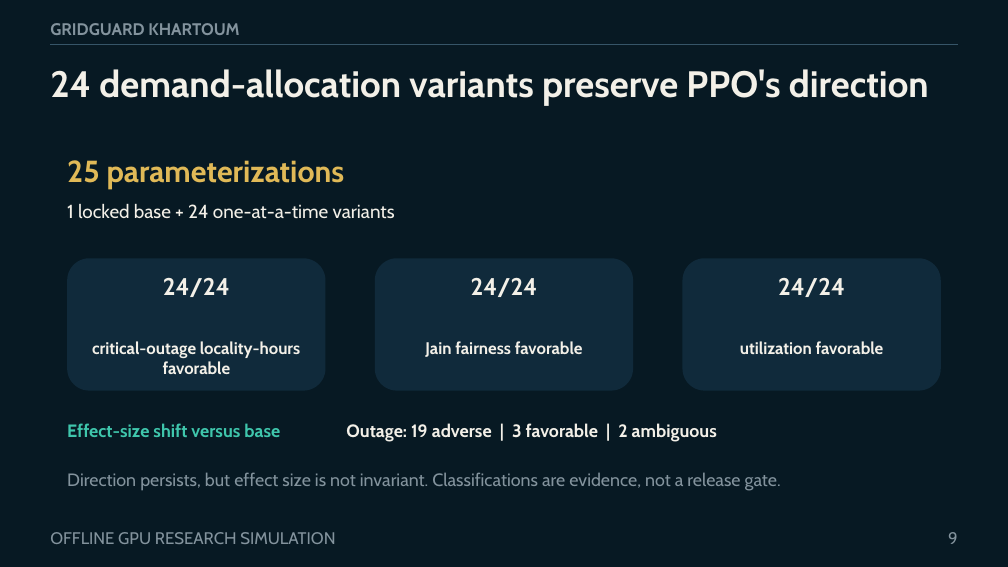
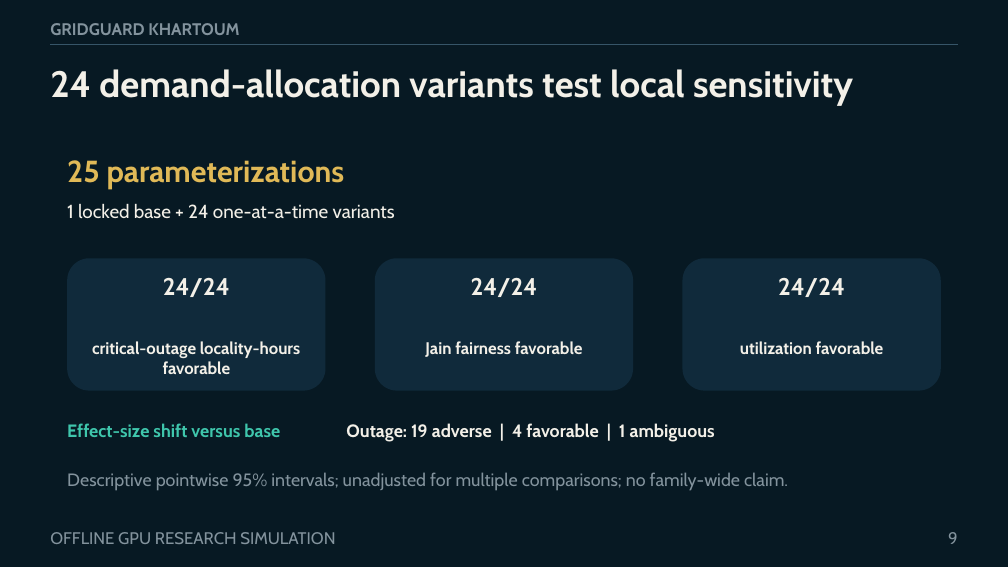
Before and after one commit to boomout2012-afk/gridguard-khartoum, a slide deck: slide 9 of output/presentation/gridguard-khartoum-defense.pptx. Drawn at 1008x567 pixels with LibreOffice and Linux fonts; fonts in the diff are those of the drawing. Boxes give left, top, right and bottom in pixels: in the first picture for what was removed or moved away, otherwise in the second. Text is boxed around its words. In the diff, an @@ line names an element or a change of style, - is before the commit and + after.

Commit message:
feat: refresh presentation surfaces and visual evidence

```diff
--- a/output/presentation/gridguard-khartoum-defense.pptx
+++ b/output/presentation/gridguard-khartoum-defense.pptx
@@ text at [50,69,853,106]: text changed @@
-24 demand-allocation variants preserve PPO's direction
+24 demand-allocation variants test local sensitivity
@@ text at [346,423,715,442]: text changed @@
-Outage: 19 adverse | 3 favorable | 2 ambiguous
+Outage: 19 adverse | 4 favorable | 1 ambiguous
@@ text at [67,472,788,490]: text changed @@
-Direction persists, but effect size is not invariant. Classifications are evidence, not a release gate.
+Descriptive pointwise 95% intervals; unadjusted for multiple comparisons; no family-wide claim.
```
Also in this commit, not shown: 7 other slides changed, 43 other files.
